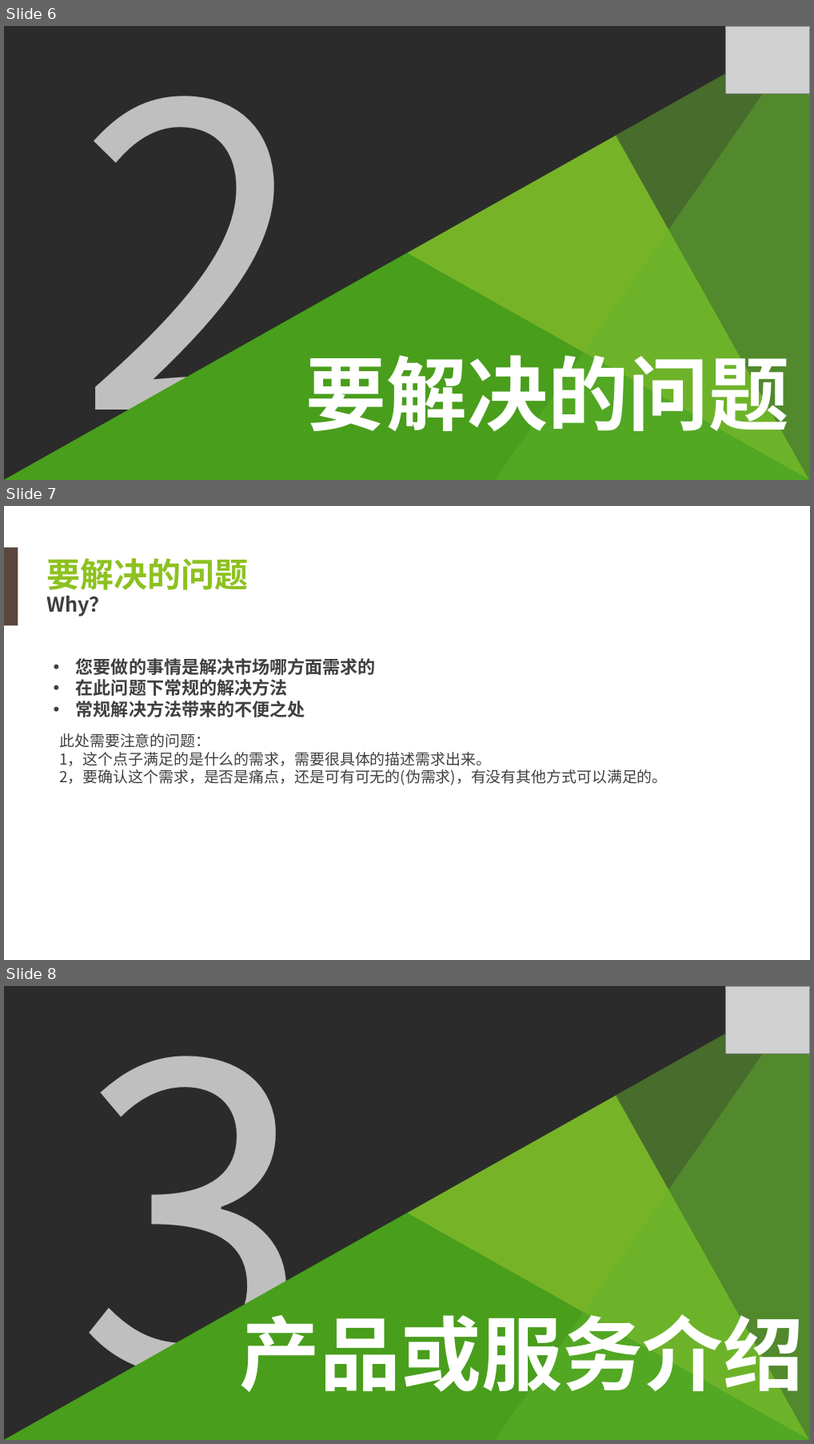
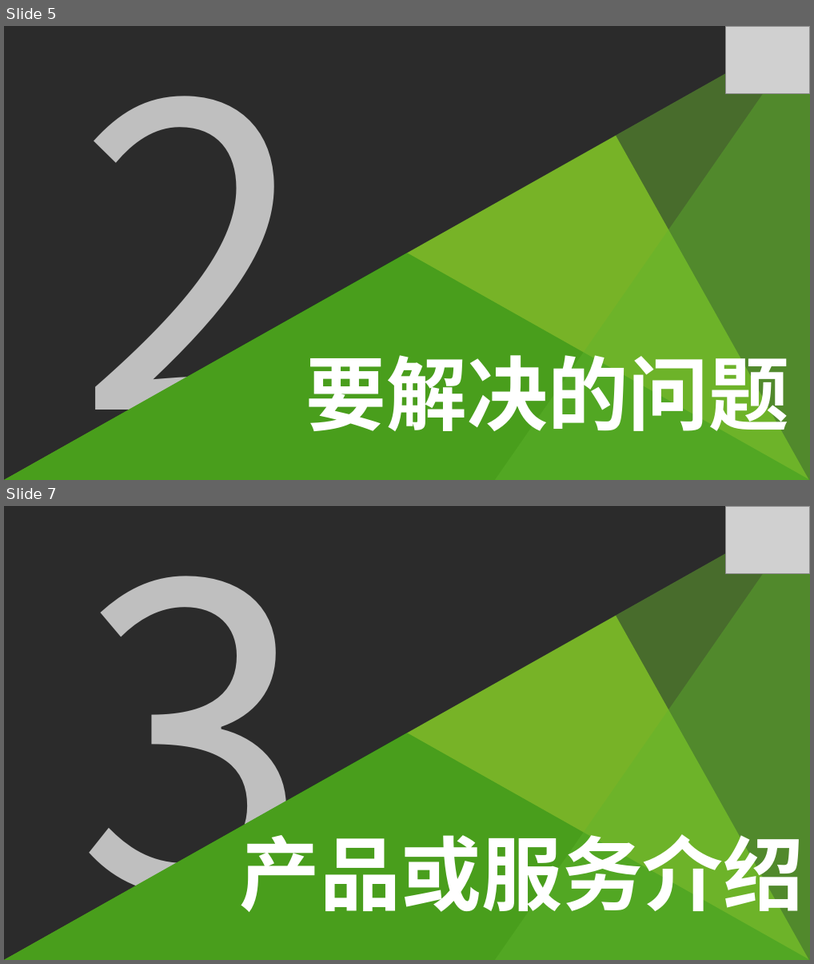
Before and after one commit to chenhening/wifiworld, a slide deck: doc/anynet_bp.ppt. Shown one above the other, each under a label of ours: slides 6, 7 and 8 before the commit, slides 5 and 7 after it; the slides between them are not shown. The pictures are 814x1444 and 814x964 pixels, drawn with LibreOffice and Linux fonts; fonts in the diff are those of the drawing; grey boxes stand for pictures; background and template pictures are left out; a plain dark background stands for a picture behind light text. Boxes give left, top, right and bottom in pixels: in the first picture for what was removed or moved away, otherwise in the second. Text is boxed around its words. In the diff, an @@ line names an element or a change of style, - is before the commit and + after.

```diff
--- a/doc/anynet_bp.ppt
+++ b/doc/anynet_bp.ppt
@@ slide 7 removed at (x1=4, y1=506, x2=810, y2=960), background picture (left out) @@
@@ rectangle removed at (x1=4, y1=547, x2=18, y2=626) @@
@@ text removed at (x1=46, y1=558, x2=248, y2=616) @@
-要解决的问题
-Why？
@@ text removed at (x1=76, y1=658, x2=376, y2=717) @@
-• 您要做的事情是解决市场哪方面需求的
-• 在此问题下常规的解决方法
-• 常规解决方法带来的不便之处
@@ text removed at (x1=59, y1=733, x2=667, y2=785) @@
-此处需要注意的问题：
-1，这个点子满足的是什么的需求，需要很具体的描述需求出来。
-2，要确认这个需求，是否是痛点，还是可有可无的(伪需求)，有没有其他方式可以满足的。
@@ what was slide 6 is now slide 5 @@
@@ what was slide 8 is now slide 7 @@
```
Also in this commit, not shown: 7 slides changed, 2 slides added, 3 other slides removed, 1 other file.
